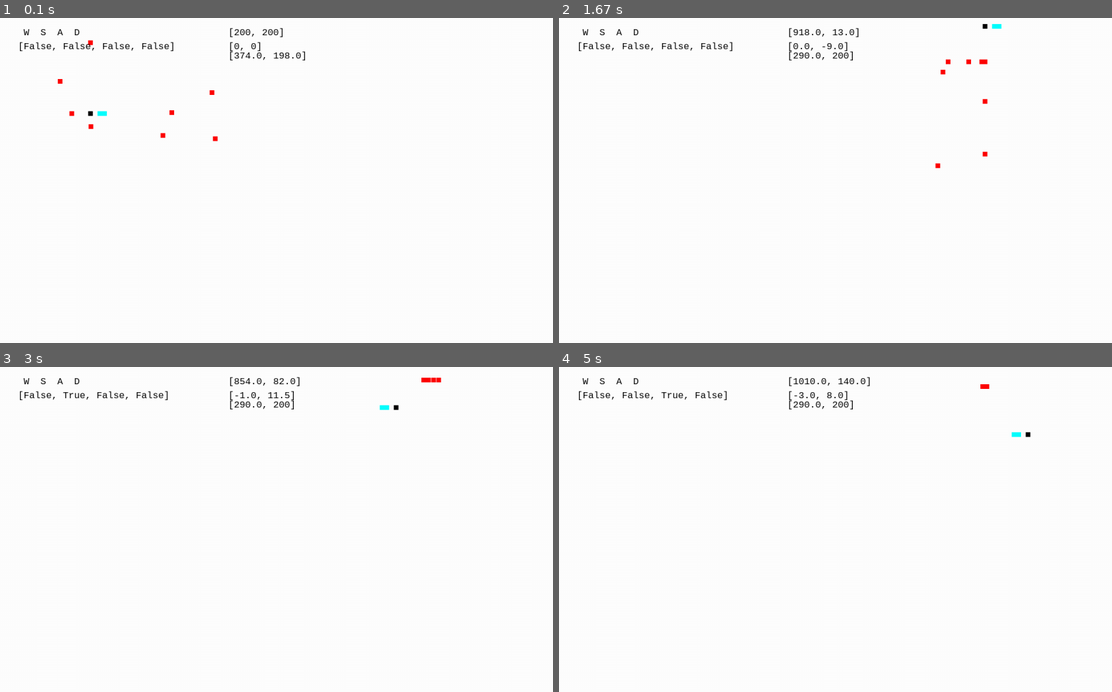
Above: before the commit, frames 1-4 (two rows, left to right).
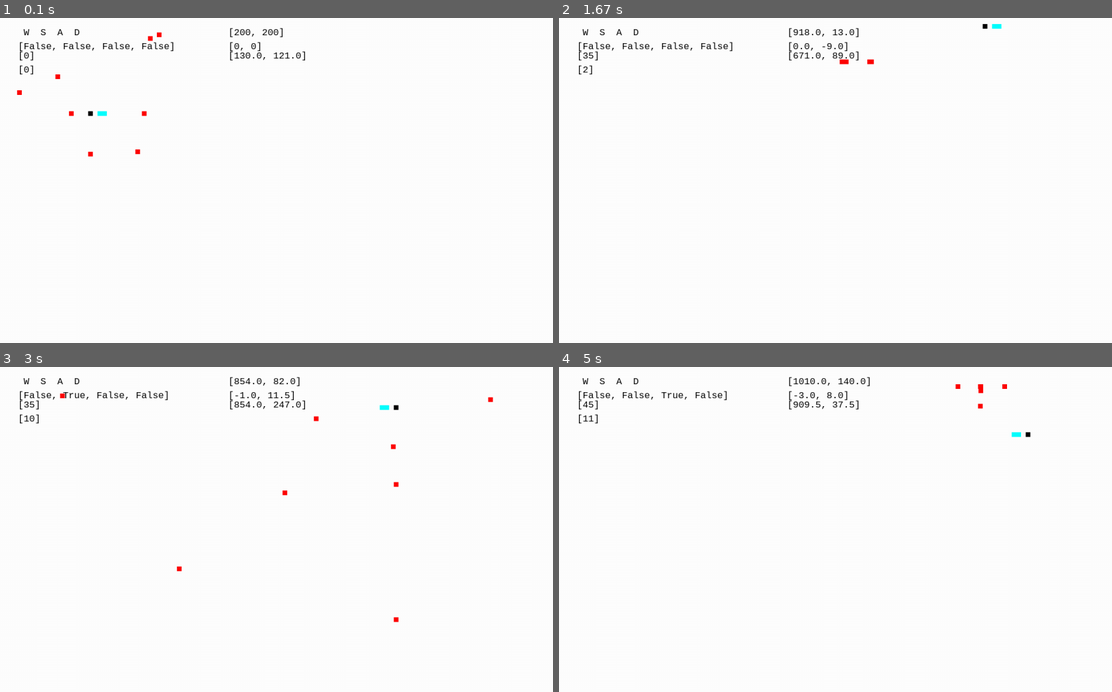
Above: after the commit, the same moments.

Repository: OniReddo/PygamesStof
Game: pygame game, started from PygameObjected.py
Two runs of this game, one before a commit and one after it. Both use one fixed random seed, a clock stepped at 60 frames per second and the inputs below.
Inputs:
- Up to frame 1 (0.1 s): no input
- Up to frame 2 (1.67 s): hold Space 0.33-0.8 s; hold D 0.33-0.8 s; hold D 0.83-1.3 s; hold W 1.33-1.63 s
- Up to frame 3 (3 s): hold D 1.67-2.13 s; hold A 2.17-2.7 s; hold S from 2.73 s (still down)
- Up to frame 4 (5 s): release S at 3.03 s; hold A 3.07-3.47 s; hold W 3.5-3.87 s; hold D 3.9-4.53 s; hold S 4.57-4.93 s; hold A from 4.97 s (still down)

The runs differ from the first frame. In frame 1, 0.3% of the frame differs, in the area x 3-53%, y 4-43%; in frame 2, 0.3%; in frame 3, 0.4%, in the area x 3-90%, y 3-79%; in frame 4, 0.3%.

Commit message:
testano testano testa

Diff:
--- a/PygameObjected.py
+++ b/PygameObjected.py
@@ -20,6 +20,14 @@
                 pygame.quit()
                 exit()
 
+    @staticmethod
+    def space():
+        for Event in pygame.event.get():
+            print(Event)
+            if Event.type == pygame.KEYDOWN:
+                if Event.ket == pygame.K_SPACE:
+                    print('a')
+
 
 class Start:
     @staticmethod
@@ -41,6 +49,8 @@
         Text.createtext(Player.playerwheel[0].pos, 500, 20)
         Text.createtext(Player.playerwheel[0].spd, 500, 50)
         Text.createtext(Enemy.enemywheel[0].pos, 500, 70)
+        Text.createtext(Player.playerwheel[0].damage, 50, 70)
+        Text.createtext(Player.playerwheel[0].score, 50, 100)
         Game.main()
 
 
@@ -52,7 +62,7 @@
         while True:
             Game.clock.tick(60)
             Methods.quit()
-            Collisions.sword()
+            Collisions.collisions()
             Input.player()
             Physics.playerphys()
             Enemy.chase()
@@ -62,11 +72,13 @@
 class EnemyOBJ:
     def __init__(self):
         print('criado')
-        self.color = (255,0,0)
-        self.pos = [random.randint(1,500), random.randint(1,500)]
+        self.color = (255, 0, 0)
+        self.pos = [random.randint(1, 500), random.randint(1, 500)]
+        self.rect = pygame.Rect(self.pos[0], self.pos[1], 10, 10)
 
     def draw(self):
         pygame.draw.rect(Window.window, self.color, (self.pos[0], self.pos[1], 10, 10))
+
 
 class Enemy:
     enemycount = 0
@@ -85,8 +97,6 @@
             disx = Player.playerwheel[0].pos[0] - enemy.pos[0]
             disy = Player.playerwheel[0].pos[1] - enemy.pos[1]
 
-            print(enemy.pos)
-
             if abs(disx) <= spd:
                 enemy.pos[0] = Player.playerwheel[0].pos[0]
                 disx = Player.playerwheel[0].pos[0] - enemy.pos[0]
@@ -96,10 +106,9 @@
                 disy = Player.playerwheel[0].pos[1] - enemy.pos[1]
 
             if disx != 0:
-                enemy.pos[0] += spd * ( disx / abs( disx ))
+                enemy.pos[0] += spd * (disx / abs(disx))
             if disy != 0:
-                enemy.pos[1] += spd * ( disy / abs(disy))
-
+                enemy.pos[1] += spd * (disy / abs(disy))
 
 
 class Player:
@@ -113,9 +122,11 @@
         Player.playercount += 1
 
     def __init__(self):
-        self.pos = [200,200]
+        self.pos = [200, 200]
         self.spd = [0, 0]
         self.color = (0, 0, 0)
+        self.damage = [0]
+        self.score = [0]
 
     def draw(self):
         pygame.draw.rect(Window.window, self.color, (self.pos[0], self.pos[1], 10, 10))
@@ -132,15 +143,19 @@
         Sword.swordcount += 1
 
     def __init__(self):
-        self.color = (0,0,255)
+        self.color = (0, 0, 255)
         self.swordpos = Player.playerwheel[0].pos[0]
+        self.rect = pygame.Rect(self.swordpos, Player.playerwheel[0].pos[1], 20, 20)
 
     def draw(self):
         pygame.draw.rect(Window.window, (0, 255, 255), (self.swordpos, Player.playerwheel[0].pos[1], 20, 10))
+
 
 class Input:
     playerinput = [False, False, False, False]
     isflipped = False
+    hold = False
+    pressed = False
 
     @staticmethod
     def player():
@@ -170,9 +185,22 @@
                 Input.isflipped = False
         else:
             Input.playerinput[3] = False
+
         if pygame.key.get_pressed()[K_SPACE]:
-            for enemy in Enemy.enemywheel:
-                enemy.pos = [random.randint(1,1280), random.randint(1,720)]
+            Input.hold = True
+        else:
+            Input.hold = False
+
+        if Input.hold == True and Input.pressed == False:
+            print('apertado')
+            Input.pressed = True
+        if Input.hold == False and Input.pressed == True:
+            Input.pressed = False
+            print('solto')
+
+
+
+
 
 
 class Physics:
@@ -222,18 +250,37 @@
         Player.playerwheel[0].pos[1] += Player.playerwheel[0].spd[1]
         Player.playerwheel[0].pos[0] += Player.playerwheel[0].spd[0]
 
-        if Input.isflipped == False :
+        if Input.isflipped is False:
             Sword.swordwheel[0].swordpos = Player.playerwheel[0].pos[0] + 20
         if Input.isflipped:
             Sword.swordwheel[0].swordpos = Player.playerwheel[0].pos[0] - 30
 
+
 class Collisions:
+
     @staticmethod
     def sword():
         for enemy in Enemy.enemywheel:
-           pass
-
-
+            sword_pth = Sword.swordwheel[0]
+            enemy_rect = pygame.Rect((enemy.pos[0], enemy.pos[1]), (10, 10))
+            sword_rect = pygame.Rect((sword_pth.swordpos, Player.playerwheel[0].pos[1]), (20, 20))
+            if enemy_rect.colliderect(sword_rect):
+                enemy.pos[0] = random.randint(0, 1280)
+                enemy.pos[1] = random.randint(0, 720)
+                Player.playerwheel[0].score[0] += 1
+
+    @staticmethod
+    def player():
+        for enemy in Enemy.enemywheel:
+            enemy_rect = pygame.Rect((enemy.pos[0], enemy.pos[1]), (10, 10))
+            player_rect = pygame.Rect((Player.playerwheel[0].pos[0], Player.playerwheel[0].pos[1]), (10, 10))
+            if player_rect.colliderect(enemy_rect):
+                Player.playerwheel[0].damage[0] += 1
+
+    @staticmethod
+    def collisions():
+        Collisions.sword()
+        Collisions.player()
 
 
 class Text:
@@ -273,7 +320,6 @@
         for player in Player.playerwheel:
             player.draw()
 
-
     @staticmethod
     def render():
         Window.window.fill((255, 255, 255))
--- /dev/null
+++ b/test plate.py
@@ -0,0 +1,91 @@
+import pygame
+from pygame import QUIT
+
+
+class Start:
+    @staticmethod
+    def start():
+        Handler.create_obj(70, 70)
+        Handler.create_obj(100, 100)
+
+        Main.mainloop()
+
+
+class Events:
+    @staticmethod
+    def quit():
+        for Event in pygame.event.get():
+            if Event.type == QUIT:
+                pygame.quit()
+                exit()
+
+
+class Window:
+    windowx = 1280
+    windowy = 720
+    window = pygame.display.set_mode((windowx, windowy))
+
+
+class Render:
+
+    @staticmethod
+    def obj():
+        for obj in Handler.objwheel:
+            obj.draw()
+
+    @staticmethod
+    def render():
+        Window.window.fill((255, 255, 255))
+        Render.obj()
+        pygame.display.update()
+
+
+class Main:
+    clock = pygame.time.Clock()
+
+    @staticmethod
+    def mainloop():
+        while True:
+            # Main start
+            Main.clock.tick(60)
+            Events.quit()
+            # Stuff
+            Collision.collisions()
+            # Final
+            Render.render()
+
+class Collision:
+    @staticmethod
+    def sword_enemy():
+        for obj in Handler.objwheel:
+            self_rect = pygame.Rect((obj.pos[0], obj.pos[1]),(10,10))
+            other_rect = pygame.Rect((obj.pos[0], obj.pos[1]+100),(10,10))
+            if self_rect.colliderect(other_rect):
+                print('a')
+
+    @staticmethod
+    def collisions():
+        Collision.sword_enemy()
+class Obj:
+    def __init__(self, posx, posy):
+        print(f'obj number  : {Handler.objcount + 1}')
+        self.color = (151, 151, 151)
+        self.pos = [posx, posy]
+
+    def draw(self):
+        pygame.draw.rect(Window.window, self.color, (self.pos[0], self.pos[1], 20, 20))
+
+
+class Handler:
+    objcount = 0
+    objwheel = []
+
+    @staticmethod
+    def create_obj(posx, posy):
+        Handler.objwheel.append(Handler.objcount)
+        Handler.objwheel[Handler.objcount] = Obj(posx, posy)
+        Handler.objcount += 1
+
+
+if __name__ == '__main__':
+    Start.start()
